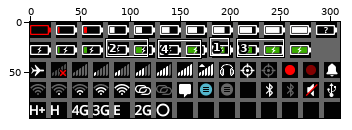
Edited in one commit: sprite sheet (apps/system/style/statusbar/images/icons.png). The picture above shows the old version from afar; the outline marks the close-up.
Close-up. Earlier state:
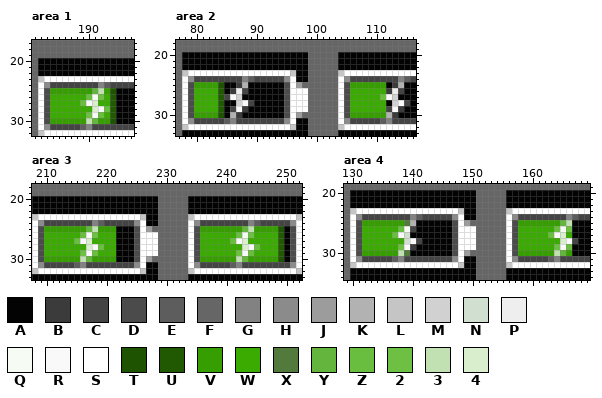
The file is 310x96 pixels. Colours within 5 levels of each other are drawn and written as one. Shown: area 1: x 181..197, y 17..32; area 2: x 77..116, y 18..33; area 3: x 208..252, y 18..33; area 4: x 129..169, y 19..34. The commit also changed other parts of the picture, which this record leaves out.
Palette (. is transparent): A #030303  B #3b3b3b  C #444444fe  D #4b4b4bfe  E #5d5d5d  F #666666  G #828282fe  H #8b8b8bfe  J #9c9c9c  K #b2b2b2  L #c5c5c5fe  M #d1d1d1  N #d0dfd0  P #eeeeeefe  Q #f6fbf3fe  R #f9f9f9  S #fffffffe  T #1d5300fe  U #1f5900fe  V #369e00fe  W #3aab00fe  X #527a3cfe  Y #64b53cfe  Z #69be3efe  2 #6ec044fe  3 #c1e1b2fe  4 #d9eecdfe
Pixels before, area 1, first column x 181:
17 FFFFFFFFFFFFFFFFF
18 FFFFFFFFFFFFFFFFF
19 FFFFFFFFFFFFFFFFF
20 FAAAAAAAAAAAAAAAA
21 FAAAAAAAAAAAAAAAA
22 FAAAAAAAAAAAAAAAA
23 FLSSSSSSSSSSSSSSS
24 FSHCCCCCCCCGECCCC
25 FSDVVVVVVVY3VTAAA
26 FSDWWWWWWZQ2WUAAA
27 FSDWWWWWZR4WWUAAA
28 FSDWWWWWWW4RZUAAA
29 FSDWWWWWW2RZWUAAA
30 FSDVVVVVV3YVVTAAA
31 FSHCCCCCEGCCCCCCC
32 FLSSSSSSSSSSSSSSS
Pixels before, area 2, first column x 77:
18 FFFFFFFFFFFFFFFFFFFFFFFFFFFFFFFFFFFFFFFF
19 FFFFFFFFFFFFFFFFFFFFFFFFFFFFFFFFFFFFFFFF
20 FAAAAAAAAAAAAAAAAAAAAAFFFFFAAAAAAAAAAAAA
21 FAAAAAAAAAAAAAAAAAAAAAFFFFFAAAAAAAAAAAAA
22 FAAAAAAAAAAAAAAAAAAAAAFFFFFAAAAAAAAAAAAA
23 FLSSSSSSSSSSSSSSSSSLAAFFFFFLSSSSSSSSSSSS
24 FSHCCCCCCCCGECCCCCHSAAFFFFFSHCCCCCCCCGEC
25 FSDVVVVTAABKAAAAAADSJFFFFFFSDVVVVVVABKAA
26 FSDWWWWUABPCAAAAAADSSSFFFFFSDWWWWWWBPCAA
27 FSDWWWWUCRMAAAAAAADSSSFFFFFSDWWWWWZRMAAA
28 FSDWWWWUAAMRCAAAAADSSSFFFFFSDWWWWWWAMRCA
29 FSDWWWWUACRBAAAAAADSSSFFFFFSDWWWWWWCRBAA
30 FSDVVVVTAKBAAAAAAADSJFFFFFFSDVVVVVVKBAAA
31 FSHCCCCCEGCCCCCCCCHSAAFFFFFSHCCCCCEGCCCC
32 FLSSSSSSSSSSSSSSSSSLAAFFFFFLSSSSSSSSSSSS
33 FAAAAAAAAAAAAAAAAAAAAAFFFFFAAAAAAAAAAAAA
Pixels before, area 3, first column x 208:
18 FFFFFFFFFFFFFFFFFFFFFFFFFFFFFFFFFFFFFFFFFFFFF
19 FFFFFFFFFFFFFFFFFFFFFFFFFFFFFFFFFFFFFFFFFFFFF
20 AAAAAAAAAAAAAAAAAAAAAFFFFFAAAAAAAAAAAAAAAAAAA
21 AAAAAAAAAAAAAAAAAAAAAFFFFFAAAAAAAAAAAAAAAAAAA
22 AAAAAAAAAAAAAAAAAAAAAFFFFFAAAAAAAAAAAAAAAAAAA
23 LSSSSSSSSSSSSSSSSSLAAFFFFFLSSSSSSSSSSSSSSSSSL
24 SHCCCCCCCCGECCCCCHSAAFFFFFSHCCCCCCCCGECCCCCHS
25 SDVVVVVVVY3VVVAAADSJFFFFFFSDVVVVVVVY3VVVVTADS
26 SDWWWWWWZQ2WWWAAADSSSFFFFFSDWWWWWWZQ2WWWWUADS
27 SDWWWWWZR4WWWWAAADSSSFFFFFSDWWWWWZR4WWWWWUADS
28 SDWWWWWWW4RZWWAAADSSSFFFFFSDWWWWWWW4RZWWWUADS
29 SDWWWWWW2RZWWWAAADSSSFFFFFSDWWWWWW2RZWWWWUADS
30 SDVVVVVV3YVVVVAAADSJFFFFFFSDVVVVVV3YVVVVVTADS
31 SHCCCCCEGCCCCCCCCHSAAFFFFFSHCCCCCEGCCCCCCCCHS
32 LSSSSSSSSSSSSSSSSSLAAFFFFFLSSSSSSSSSSSSSSSSSL
33 AAAAAAAAAAAAAAAAAAAAAFFFFFAAAAAAAAAAAAAAAAAAA
Pixels before, area 4, first column x 129:
19 FFFFFFFFFFFFFFFFFFFFFFFFFFFFFFFFFFFFFFFFF
20 FAAAAAAAAAAAAAAAAAAAAAFFFFFAAAAAAAAAAAAAA
21 FAAAAAAAAAAAAAAAAAAAAAFFFFFAAAAAAAAAAAAAA
22 FAAAAAAAAAAAAAAAAAAAAAFFFFFAAAAAAAAAAAAAA
23 FLSSSSSSSSSSSSSSSSSLAAFFFFFLSSSSSSSSSSSSS
24 FSHCCCCCCCCGECCCCCHSAAFFFFFSHCCCCCCCCGECC
25 FSDVVVVVVVXKAAAAAADSJFFFFFFSDVVVVVVVY3AAA
26 FSDWWWWWWZQCAAAAAADSSSFFFFFSDWWWWWWZQ2AAA
27 FSDWWWWWZRNAAAAAAADSSSFFFFFSDWWWWWZR4WAAA
28 FSDWWWWWWWNRCAAAAADSSSFFFFFSDWWWWWWW4RCAA
29 FSDWWWWWW2RBAAAAAADSSSFFFFFSDWWWWWW2RZAAA
30 FSDVVVVVV3XAAAAAAADSJFFFFFFSDVVVVVV3YVAAA
31 FSHCCCCCEGCCCCCCCCHSAAFFFFFSHCCCCCEGCCCCC
32 FLSSSSSSSSSSSSSSSSSLAAFFFFFLSSSSSSSSSSSSS
33 FAAAAAAAAAAAAAAAAAAAAAFFFFFAAAAAAAAAAAAAA
34 FAAAAAAAAAAAAAAAAAAAAAFFFFFAAAAAAAAAAAAAA
Now the later version:
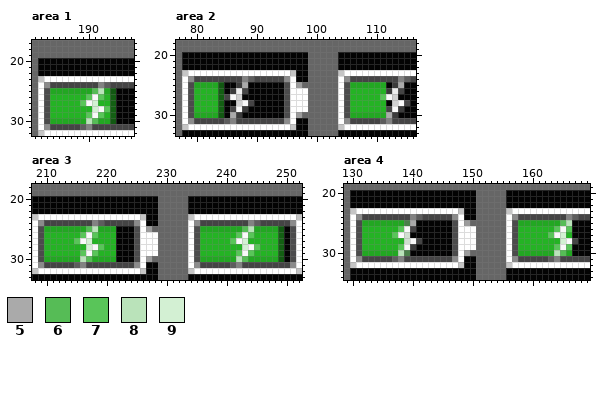
Colours new in this view: 5 #aaaaaa  6 #56bc56  7 #59c559  8 #bae3ba  9 #d3f0d3
What changed:
Colour T changes from #1d5300fe to #125812.
Colour U changes from #1f5900fe to #135f13.
Colour V changes from #369e00fe to #22a722.
Colour W changes from #3aab00fe to #24b324.
Colour X changes from #527a3cfe to #4a7f4a.
Area 1:
The author changed colour Y to colour 6 in row 25 at x 191; in row 30 at x 191.
The author changed colour 2 to colour 7 in row 26 at x 192; in row 29 at x 190.
The author changed colour Z to colour 7 in row 26 at x 190; in row 27 at x 189; in row 28 at x 193; in row 29 at x 192.
The author changed colour 3 to colour 8 in row 25 at x 192; in row 30 at x 190.
The author changed colour 4 to colour 9 in rows 27 to 28 at x 191.
The author changed colour Q to colour R in row 26 at x 191.
Area 2:
The author changed colour K to colour 5 in row 25 at x 88 and 114; in row 30 at x 86 and 112.
The author changed colour Z to colour 7 in row 27 at x 111.
Area 3:
The author changed colour Y to colour 6 in row 25 at x 217 and 243; in row 30 at x 217 and 243.
The author changed colour 2 to colour 7 in row 26 at x 218 and 244; in row 29 at x 216 and 242.
The author changed colour Z to colour 7 in row 26 at x 216 and 242; in row 27 at x 215 and 241; in row 28 at x 219 and 245; in row 29 at x 218 and 244.
The author changed colour 3 to colour 8 in row 25 at x 218 and 244; in row 30 at x 216 and 242.
The author changed colour 4 to colour 9 in rows 27 to 28 at x 217 and 243.
The author changed colour Q to colour R in row 26 at x 217 and 243.
Area 4:
The author changed colour K to colour 5 in row 25 at x 140.
The author changed colour Y to colour 6 in row 25 at x 165; in row 30 at x 165.
The author changed colour 2 to colour 7 in row 26 at x 166; in row 29 at x 138 and 164.
The author changed colour Z to colour 7 in row 26 at x 138 and 164; in row 27 at x 137 and 163; in row 29 at x 166.
The author changed colour 3 to colour 8 in row 25 at x 166; in row 30 at x 138 and 164.
The author changed colour 4 to colour 9 in rows 27 to 28 at x 165.
The author changed colour Q to colour R in row 26 at x 139 and 165.
